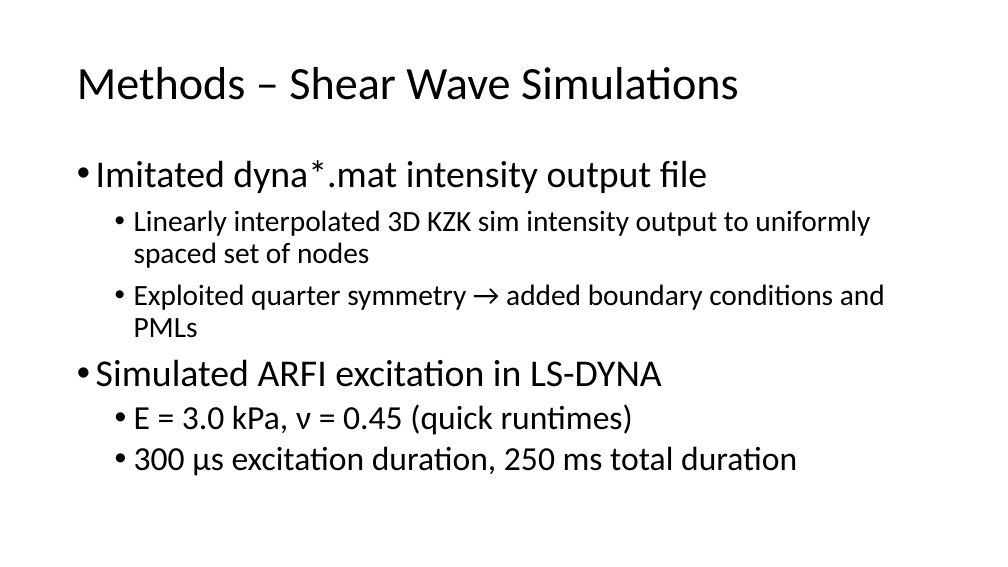
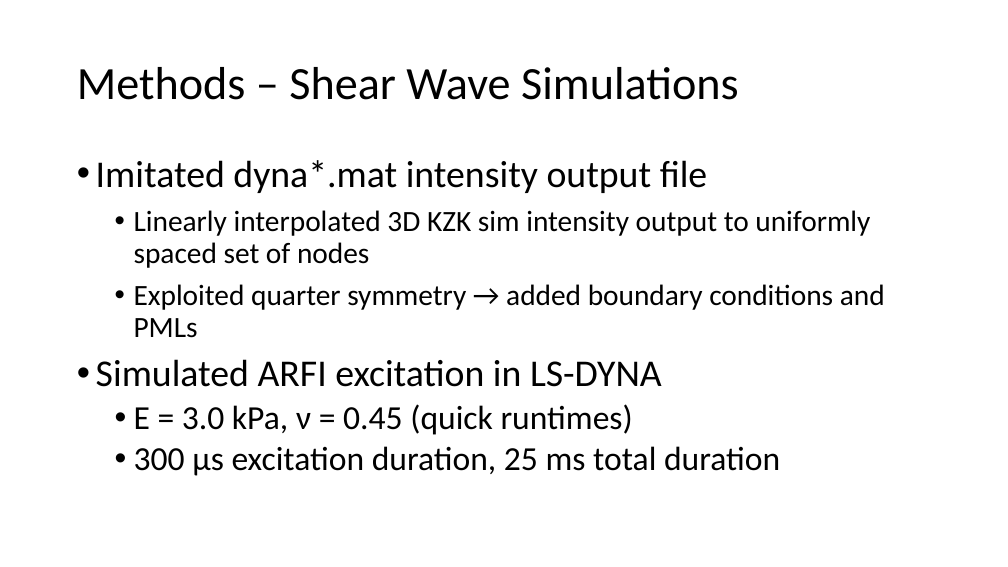
Before and after one commit to ningrui-li/nonlinear_acoustic, a slide deck: slide 11 of presentations/lab_meeting/lab_meeting_2015.04.24_kzk_sws.pptx. Drawn at 1008x567 pixels with LibreOffice and Linux fonts; fonts in the diff are those of the drawing. Boxes give left, top, right and bottom in pixels: in the first picture for what was removed or moved away, otherwise in the second. Text is boxed around its words. In the diff, an @@ line names an element or a change of style, - is before the commit and + after.

```diff
--- a/presentations/lab_meeting/lab_meeting_2015.04.24_kzk_sws.pptx
+++ b/presentations/lab_meeting/lab_meeting_2015.04.24_kzk_sws.pptx
@@ text at box(134, 446, 780, 476): text changed @@
-  • 300 μs excitation duration, 250 ms total duration
+  • 300 μs excitation duration, 25 ms total duration
```
Also in this commit, not shown: 1 other slide changed, 4 slides added.
